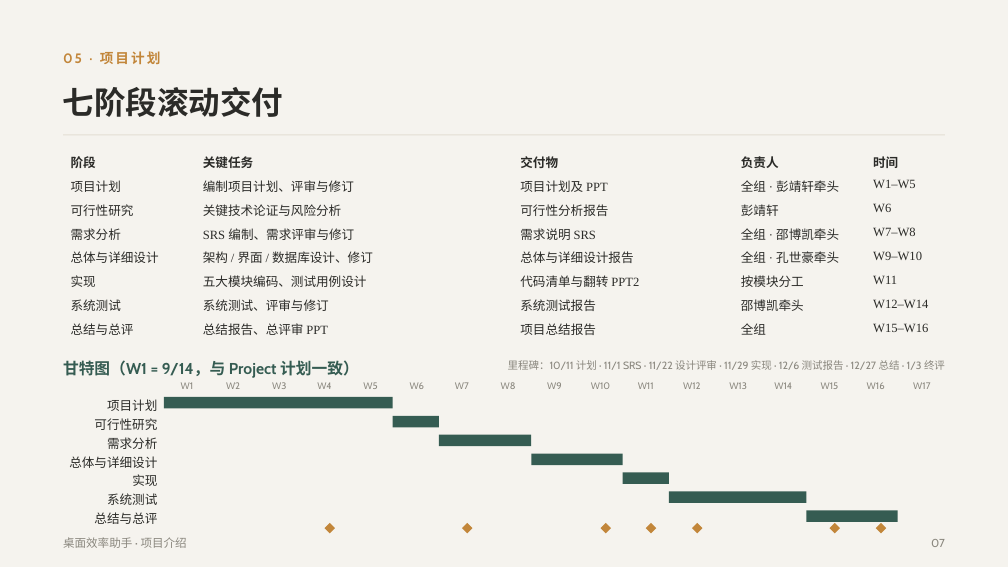
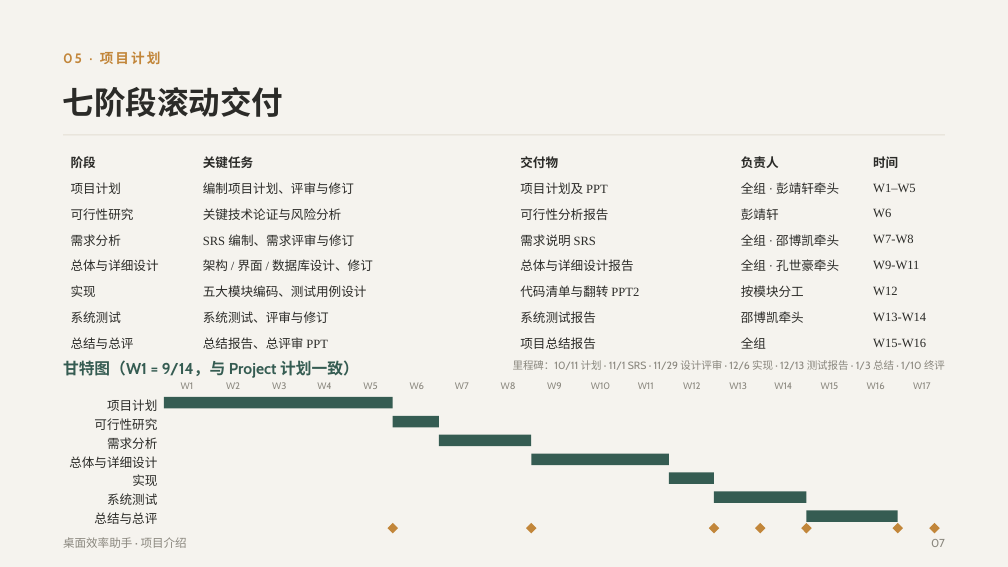
Before and after one commit to TechSoloTechSolo-crypto/Desktop-Efficiency-Assistant, a slide deck: slide 7 of desk_assistent/docs/G06小组项目.pptx. Drawn at 1008x567 pixels with LibreOffice and Linux fonts; fonts in the diff are those of the drawing. Boxes give left, top, right and bottom in pixels: in the first picture for what was removed or moved away, otherwise in the second. Text is boxed around its words. In the diff, an @@ line names an element or a change of style, - is before the commit and + after.

```diff
--- a/desk_assistent/docs/G06小组项目.pptx
+++ b/desk_assistent/docs/G06小组项目.pptx
@@ table at box(63, 149, 945, 353) @@
-row 4, column 5: W7–W8
+row 4, column 5: W7-W8
-row 5, column 5: W9–W10
+row 5, column 5: W9-W11
-row 6, column 5: W11
+row 6, column 5: W12
-row 7, column 5: W12–W14
+row 7, column 5: W13-W14
-row 8, column 5: W15–W16
+row 8, column 5: W15-W16
@@ text at box(513, 360, 945, 370): text changed @@
-里程碑：10/11 计划 · 11/1 SRS · 11/22 设计评审 · 11/29 实现 · 12/6 测试报告 · 12/27 总结 · 1/3 终评
+里程碑：10/11 计划 · 11/1 SRS · 11/29 设计评审 · 12/6 实现 · 12/13 测试报告 · 1/3 总结 · 1/10 终评
@@ rectangle: place and size @@
-rectangle at box(532, 454, 623, 465)
+rectangle at box(532, 454, 669, 465)
@@ rectangle: place and size @@
-rectangle at box(623, 473, 669, 484)
+rectangle at box(669, 473, 715, 484)
@@ rectangle: place and size @@
-rectangle at box(669, 492, 807, 503)
+rectangle at box(714, 492, 806, 503)
@@ 3 diamonds: place and size @@
-3 diamonds at box(324, 523, 840, 534)
+3 diamonds at box(387, 523, 904, 534)
@@ 3 diamonds: place and size @@
-3 diamonds at box(600, 523, 702, 534)
+3 diamonds at box(709, 523, 812, 534)
@@ diamond: place and size @@
-diamond at box(876, 523, 886, 534)
+diamond at box(929, 523, 940, 534)
```
Also in this commit, not shown: 5 other slides changed, 4 other files.
